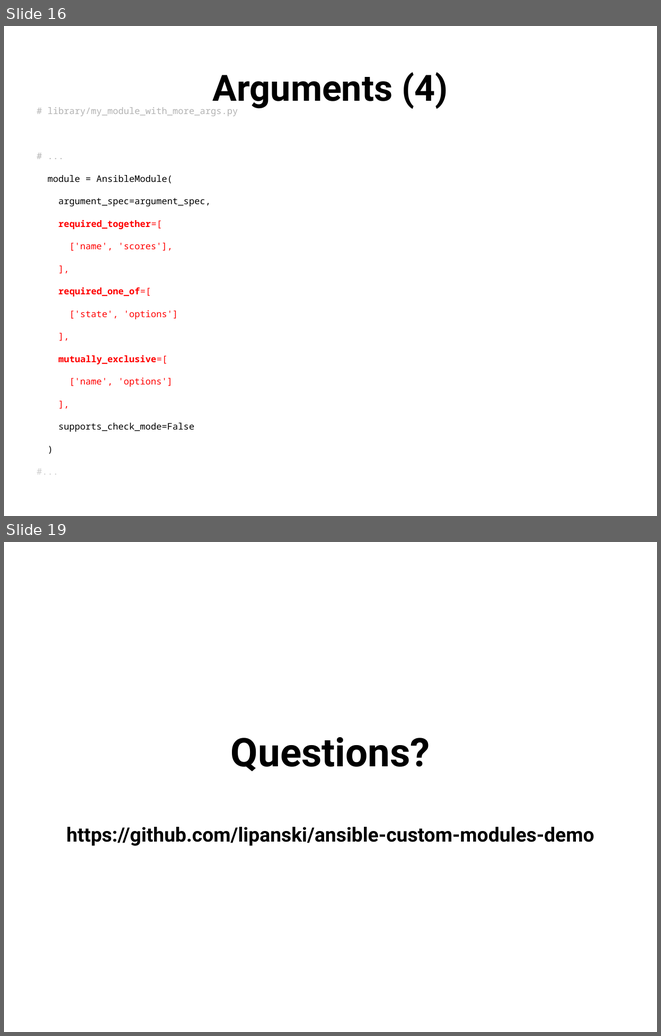
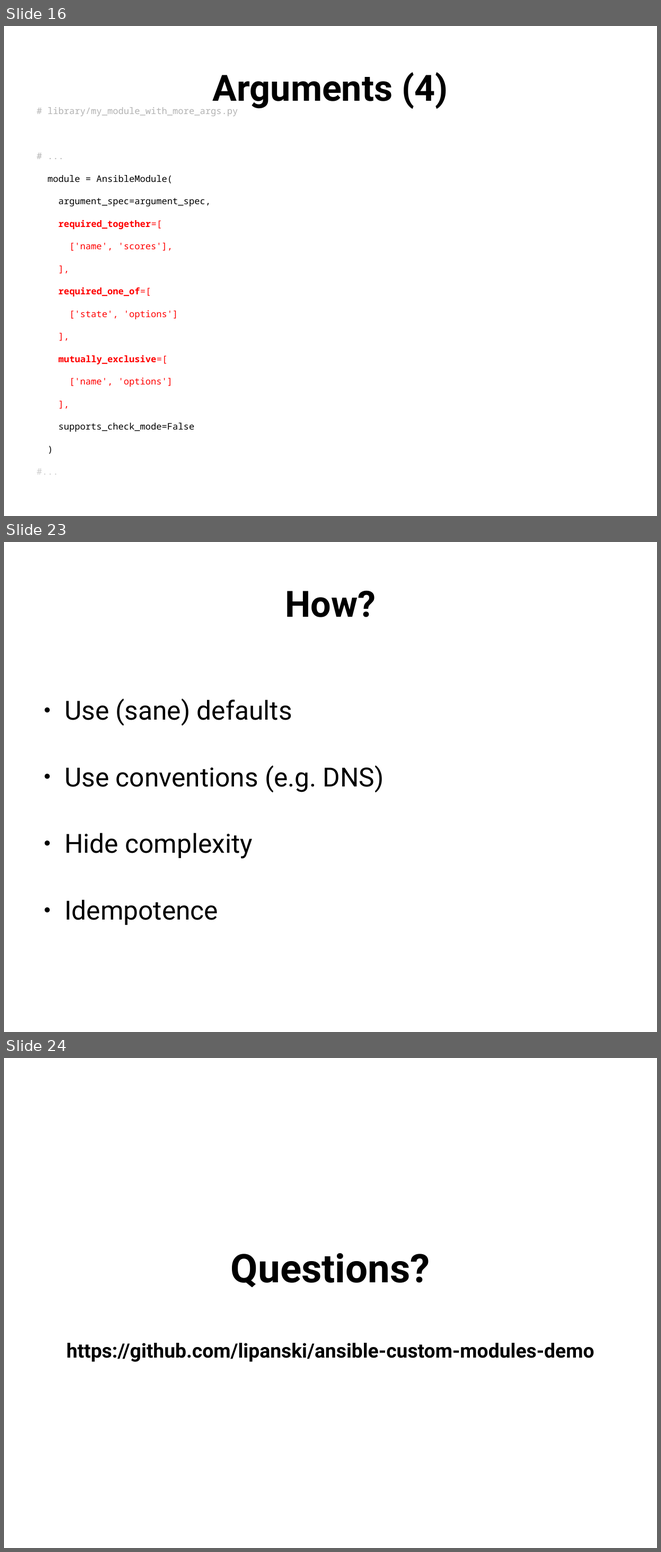
Before and after one commit to lipanski/ansible-custom-modules-demo, a slide deck: slides/custom-modules.odp. Shown one above the other, each under a label of ours: slides 16 and 19 before the commit, slides 16, 23 and 24 after it; the slides between them are not shown. The pictures are 661x1036 and 661x1552 pixels, drawn with LibreOffice and Linux fonts; fonts in the diff are those of the drawing. Boxes give left, top, right and bottom in pixels: in the first picture for what was removed or moved away, otherwise in the second. Text is boxed around its words. In the diff, an @@ line names an element or a change of style, - is before the commit and + after.

```diff
--- a/slides/custom-modules.odp
+++ b/slides/custom-modules.odp
@@ slide 23 added at <box>4,542,657,1032</box>, background #FFFFFF @@
@@ title added at <box>285,590,376,617</box>, 44 pt, text #000000, bold @@
+How?
@@ text added at <box>64,698,384,925</box>, 32 pt, text #000000 @@
+● Use (sane) defaults
+● Use conventions (e.g. DNS)
+● Hide complexity
+● Idempotence
@@ what was slide 19 is now slide 24 @@
```
Also in this commit, not shown: 4 slides changed, 4 other slides added, 1 other file.
